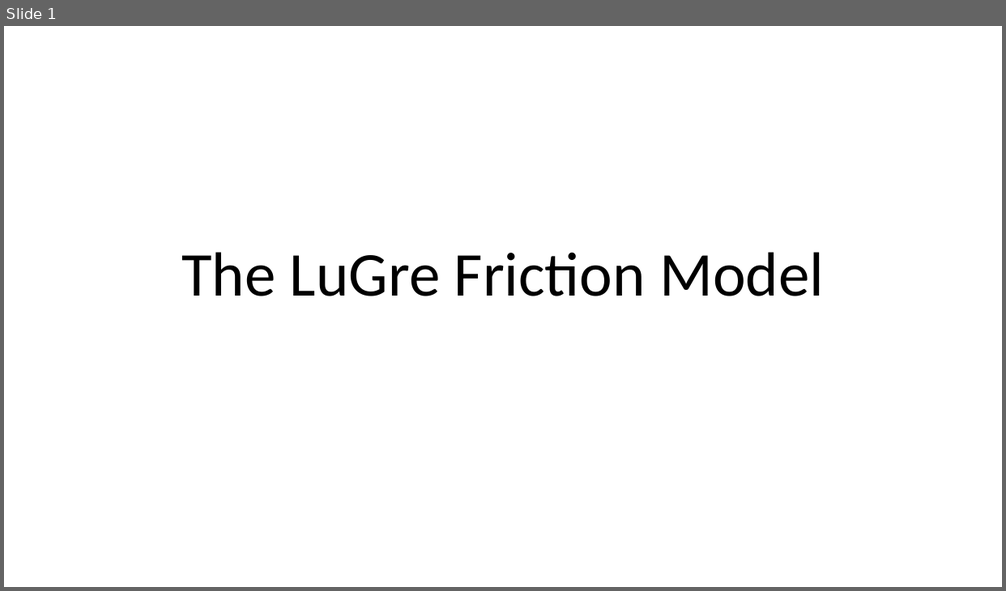
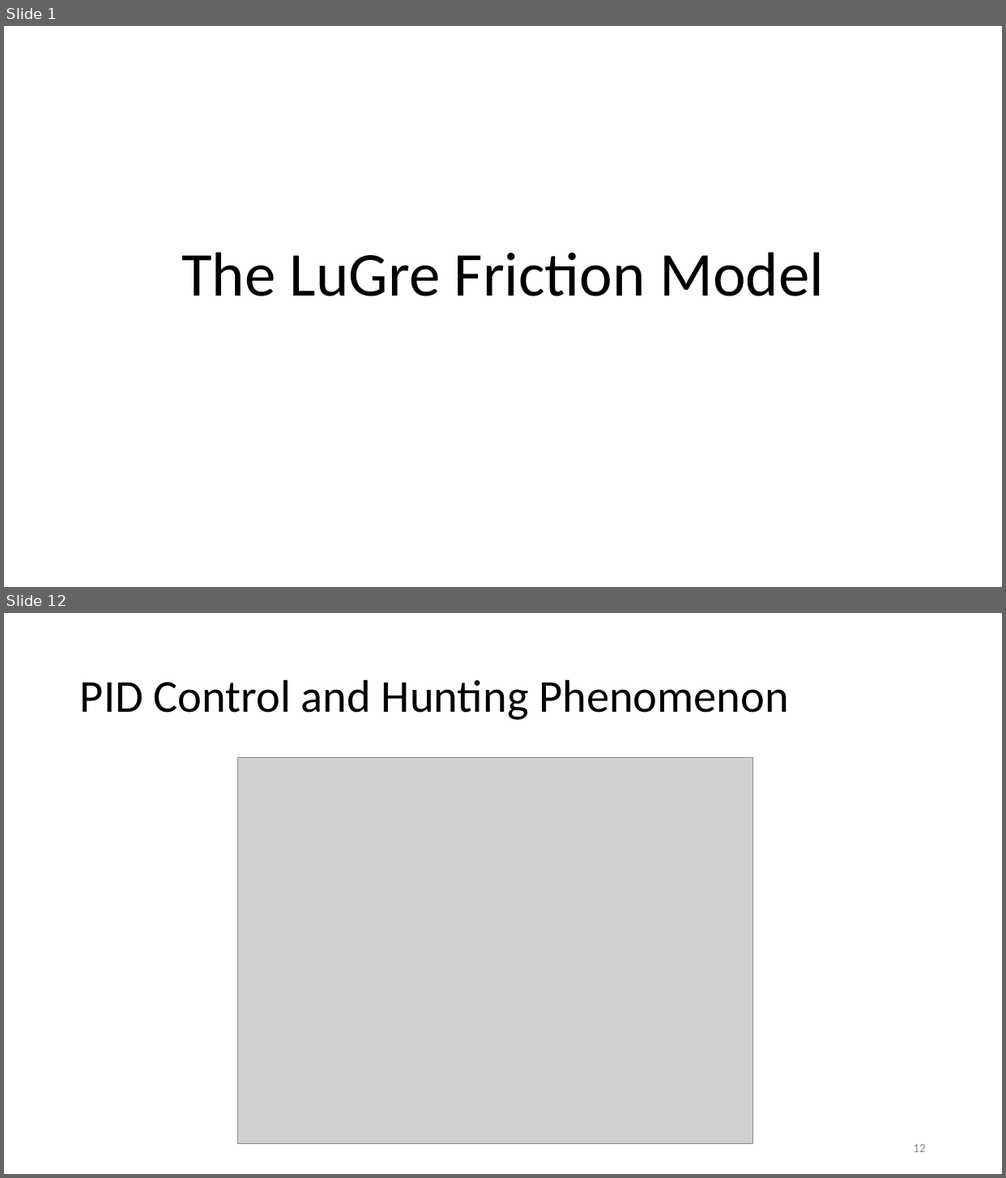
Before and after one commit to auralius/LuGre, a slide deck: The LuGre Friction Model.pptx. Shown one above the other, each under a label of ours: slide 1 before the commit, slides 1 and 12 after it; the slides between them are not shown. The pictures are 1006x591 and 1006x1178 pixels, drawn with LibreOffice and Linux fonts; fonts in the diff are those of the drawing; grey boxes stand for pictures. Boxes give left, top, right and bottom in pixels: in the first picture for what was removed or moved away, otherwise in the second. Text is boxed around its words. In the diff, an @@ line names an element or a change of style, - is before the commit and + after.

```diff
--- a/The LuGre Friction Model.pptx
+++ b/The LuGre Friction Model.pptx
@@ slide 12 added at [4, 613, 1002, 1174], background #FFFFFF @@
@@ title added at [80, 679, 788, 720], 44 pt, text #000000 @@
+PID Control and Hunting Phenomenon
@@ picture added at [237, 757, 752, 1144] @@
@@ page number added at [913, 1144, 926, 1152], 12 pt, text #8C8C8C @@
+12
```
Also in this commit, not shown: 4 slides changed, 6 other slides added, 2 slides removed.
